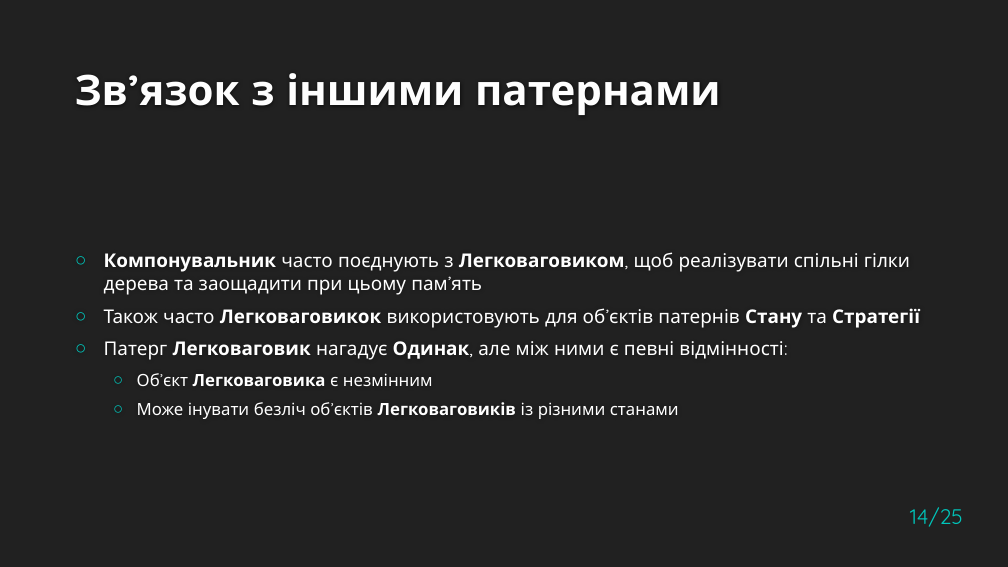
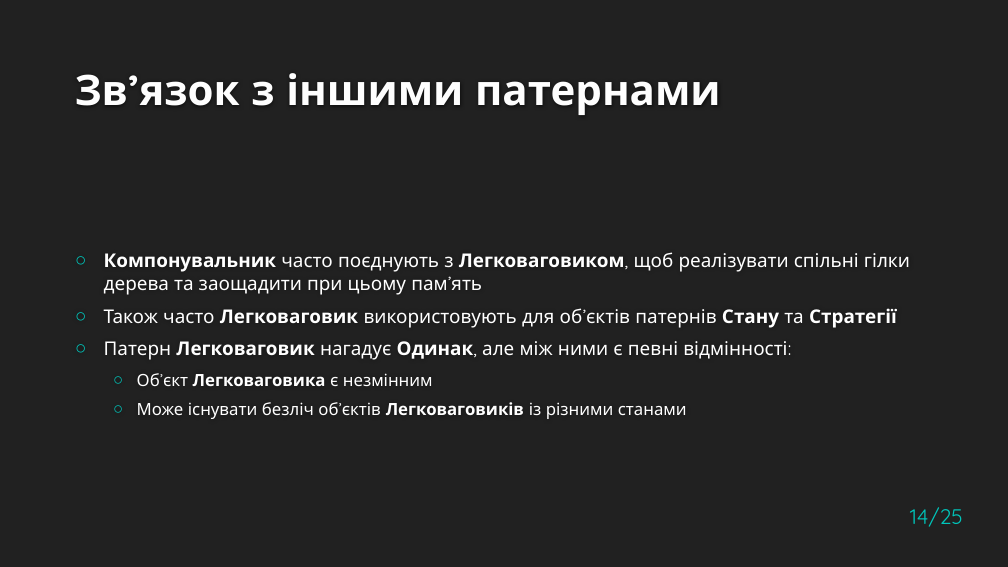
Before and after one commit to Qewby/doodle_jump, a slide deck: slide 14 of Flyweight_Proxy_Tsehelnyk.pptx. Drawn at 1008x567 pixels with LibreOffice and Linux fonts; fonts in the diff are those of the drawing; background and template pictures are left out. Boxes give left, top, right and bottom in pixels: in the first picture for what was removed or moved away, otherwise in the second. Text is boxed around its words. In the diff, an @@ line names an element or a change of style, - is before the commit and + after.

Commit message:
fix grammar in presentation

```diff
--- a/Flyweight_Proxy_Tsehelnyk.pptx
+++ b/Flyweight_Proxy_Tsehelnyk.pptx
@@ text at [104,308,897,360]: text changed @@
-○ Також часто Легковаговикок використовують для об’єктів патернів Стану та Стратегії
-○ Патерг Легковаговик нагадує Одинак, але між ними є певні відмінності:
+○ Також часто Легковаговик використовують для об’єктів патернів Стану та Стратегії
+○ Патерн Легковаговик нагадує Одинак, але між ними є певні відмінності:
@@ text at [137,402,687,419]: text changed @@
-  ○ Може інувати безліч об’єктів Легковаговиків із різними станами
+  ○ Може існувати безліч об’єктів Легковаговиків із різними станами
```
Also in this commit, not shown: 5 other slides changed.
